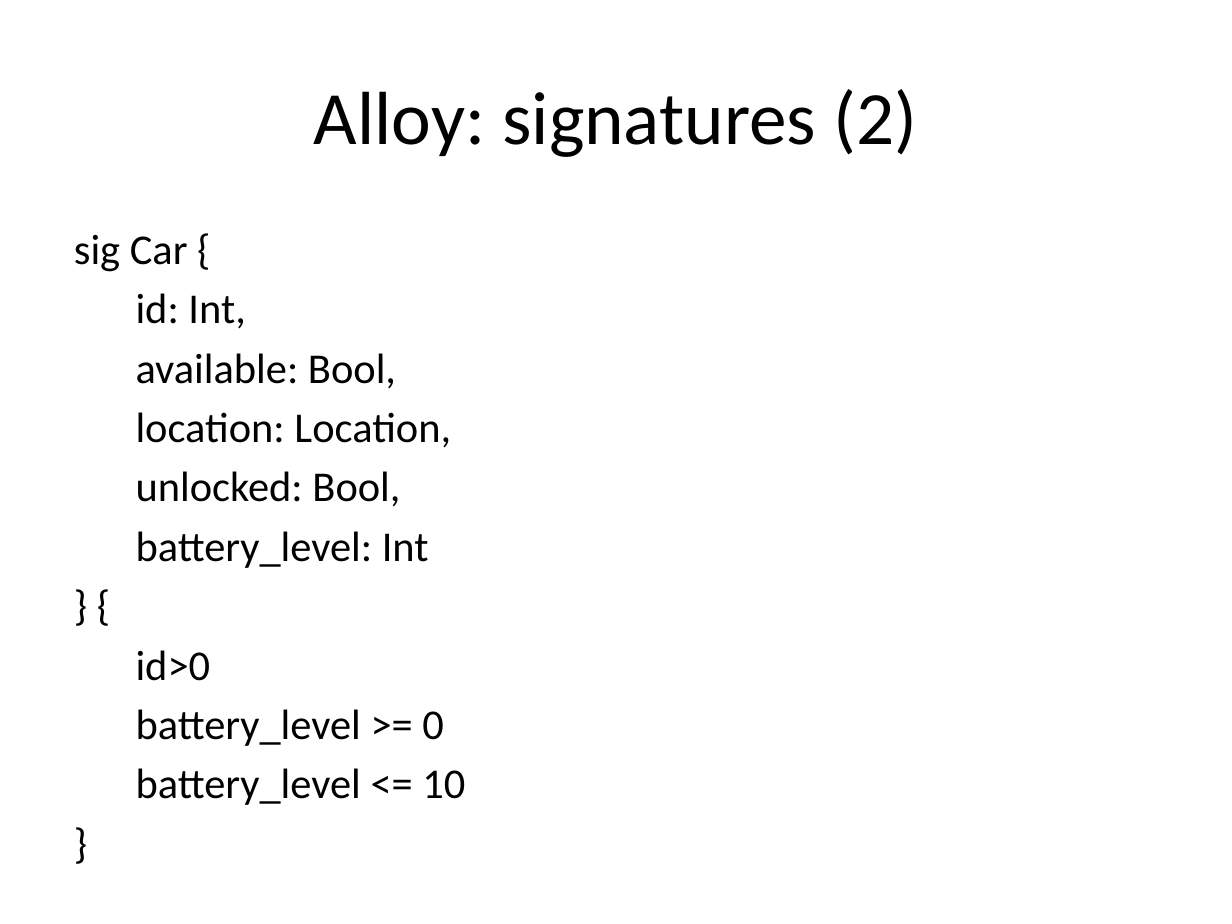
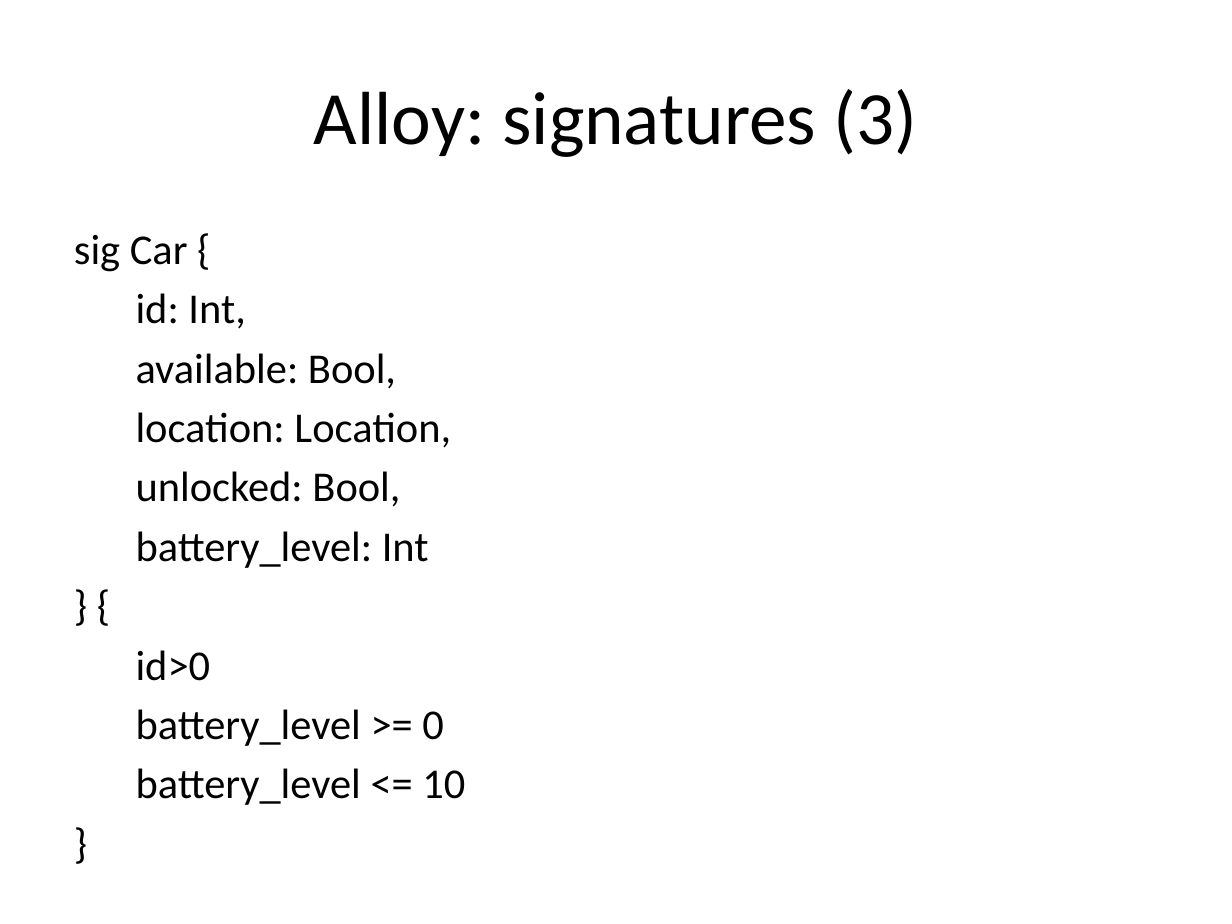
Before and after one commit to cattaneo-riccardo/PowerEnjoy, a slide deck: slide 20 of RASD/presentation/RASD_presentation.pptx. Drawn at 1232x924 pixels with LibreOffice and Linux fonts; fonts in the diff are those of the drawing. Boxes give left, top, right and bottom in pixels: in the first picture for what was removed or moved away, otherwise in the second. Text is boxed around its words. In the diff, an @@ line names an element or a change of style, - is before the commit and + after.

```diff
--- a/RASD/presentation/RASD_presentation.pptx
+++ b/RASD/presentation/RASD_presentation.pptx
@@ title at [314, 89, 917, 157]: text changed @@
-Alloy: signatures (2)
+Alloy: signatures (3)
```
Also in this commit, not shown: 15 other slides changed, 5 slides removed.
